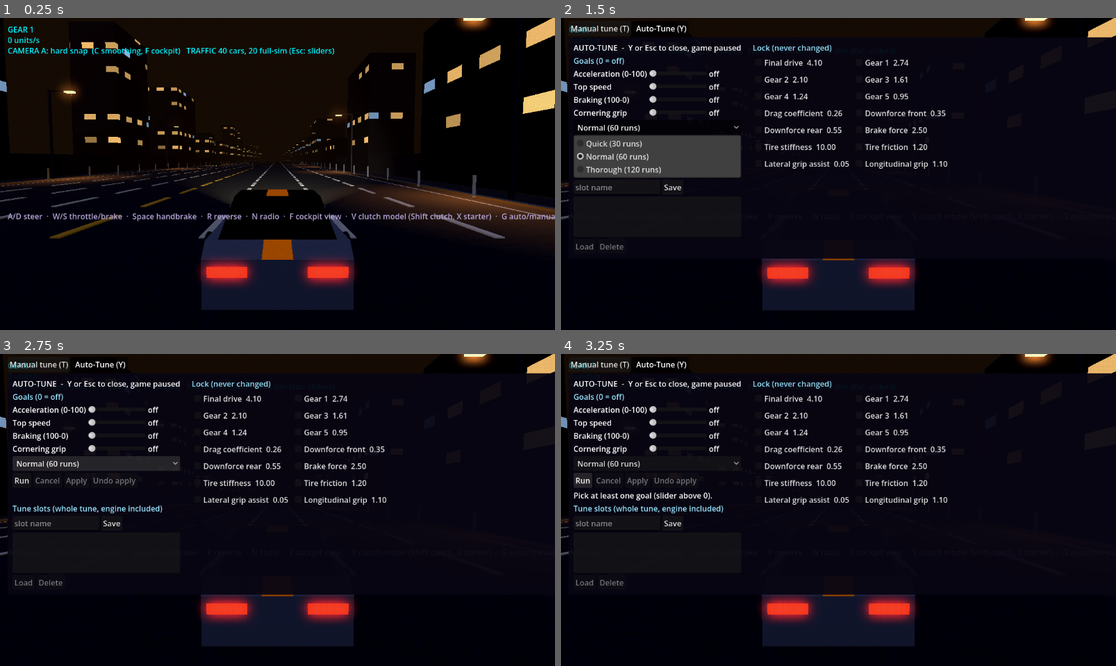
Above: before the commit, frames 1-4 (two rows, left to right).
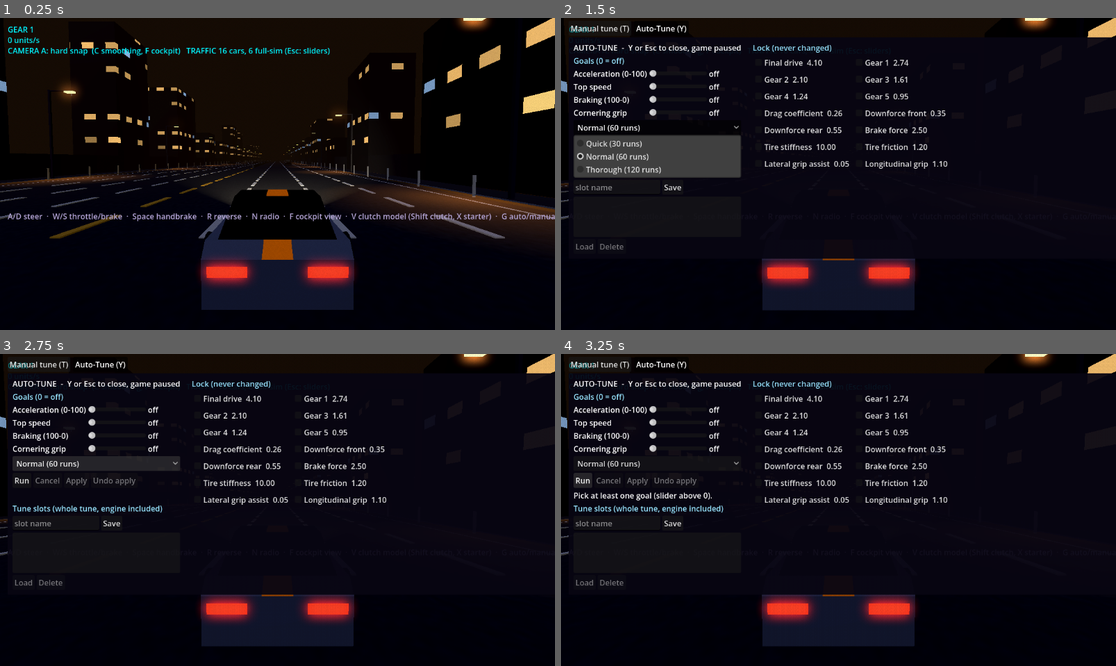
Above: after the commit, the same moments.

Repository: SmurfyHehe/neon-overdrive
Game: Godot game, scene res://Game.tscn
The game is run twice, just before and just after one commit, with the same random seed, the same clock (stepped at 60 frames per second) and the same inputs.
Inputs (mouse positions are in pixels of both pictures, inside the frame that each line leads up to):
- Up to frame 1 (0.25 s): no input
- Up to frame 2 (1.5 s): tap Enter at 0.5 s; move the mouse to (960, 158) at 0.52 s; hold D (steer_right) 0.53-1.25 s; tap Y (autotune_panel) at 0.6 s; click (960, 158) at 0.67 s; click "Normal (60 runs)" at 1.25 s
- Up to frame 3 (2.75 s): click "Normal (60 runs)" at 2 s
- Up to frame 4 (3.25 s): click "Run" at 2.75 s

The runs differ from the first frame. In frame 1, 0.2% of the frame differs, in the area x 38-61%, y 9-48%; in frame 2, less than 0.1%; in frame 3, less than 0.1%; in frame 4, less than 0.1%.

Commit message:
Traffic M4: default car count 40 -> 16
Roy's call (2026-10-06). The old comment sized 40 cars against the whole
8.33 ms tick; at 60 fps two ticks run per frame, so the real physics budget
is about 4 ms per tick if rendering is to fit. Slider max stays 80.

Co-Authored-By: Claude Opus 5.5 <noreply@anthropic.com>

Diff:
--- a/scripts/traffic_settings.gd
+++ b/scripts/traffic_settings.gd
@@ -8,13 +8,19 @@
 #
 # Draw distance is also the sim-quality distance: a car beyond it is hidden and
 # runs the frozen lane cruise instead of the raycast sim (traffic_car.gd).
-# 300 m (the chunk pool) keeps every car in the full sim, which is Option C;
-# measured 2026-10-05 (tests/traffic_perf.gd, i5-1235U, headless): a full-sim
-# car costs about 0.22 ms per 120 Hz tick, so 40 cars at 300 m is 9.6 ms, over
-# the 8.33 ms tick with no rendering counted. The default of 150 m keeps
-# roughly half of 40 cars full-sim; Roy's in-game fps decides the final value.
+# 300 m (the chunk pool) keeps every car in the full sim, which is Option C.
+#
+# Budget (2026-10-06, traffic milestone 4, Roy: default 40 -> 16): a full-sim
+# car costs 0.19-0.36 ms per 120 Hz tick (tests/traffic_perf.gd, i5-1235U,
+# headless, so no rendering in that number). At 60 fps two 120 Hz ticks run
+# per rendered frame, so the 16.7 ms frame holds 2 ticks plus the render: the
+# physics budget is about 4 ms per tick, not the 8.33 ms tick length the old
+# 40-car default was sized against. ~0.6 ms of that is the player and the
+# world with no traffic, which leaves room for roughly 12-16 full-sim cars.
+# 16 cars at the 150 m default draw distance keeps most of them full-sim at
+# well under that. The slider still goes to 80 for machines with room.
 
-const CAR_COUNT_DEFAULT := 40
+const CAR_COUNT_DEFAULT := 16
 const CAR_COUNT_MAX := 80
 const DETAIL_DEFAULT := 150.0
 const DETAIL_MIN := 50.0
